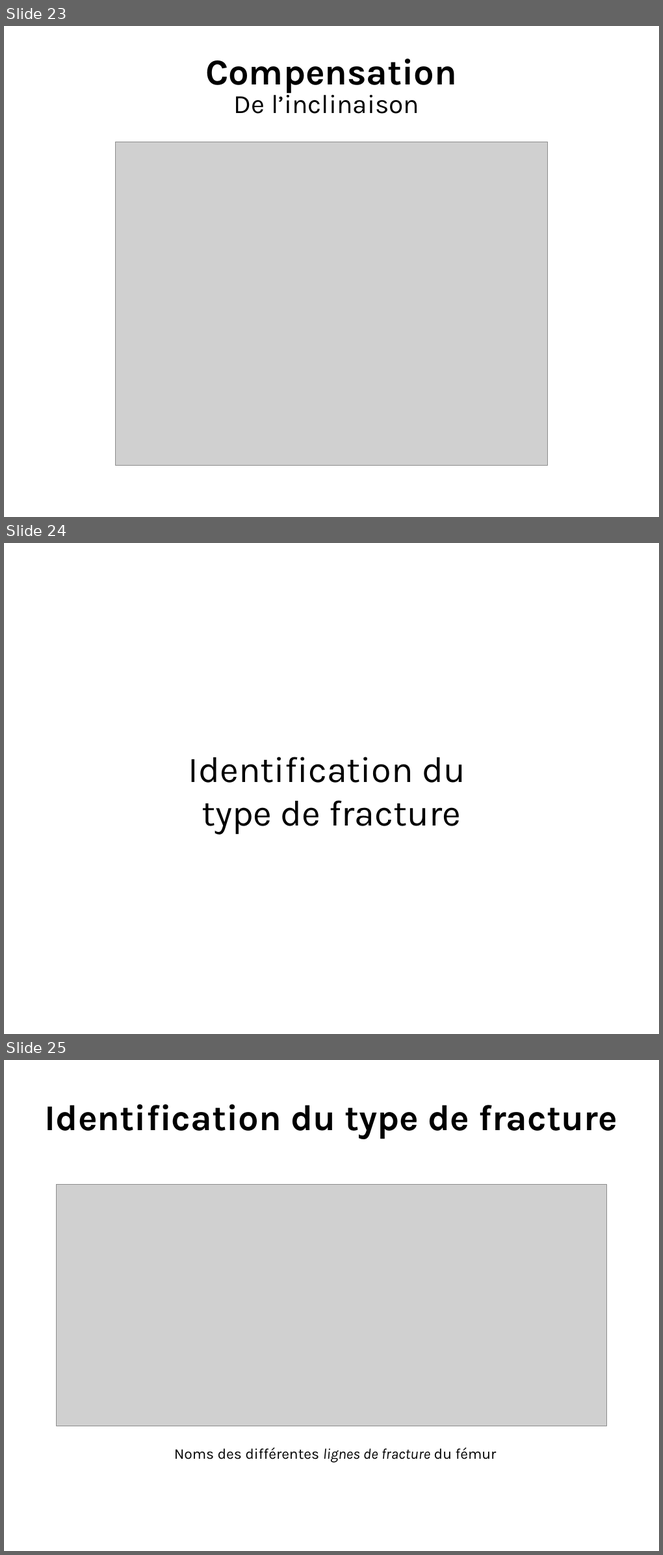
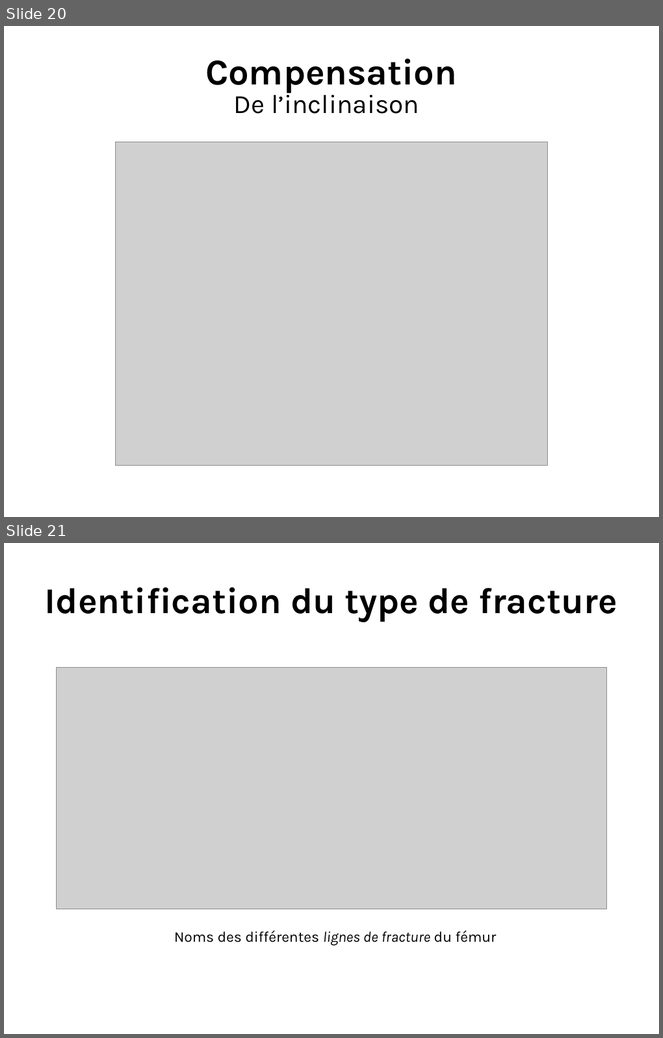
Before and after one commit to ewen-lbh/bone-fracture-detection, a slide deck: slides/mpsi/slides.odp. Shown one above the other, each under a label of ours: slides 23, 24 and 25 before the commit, slides 20 and 21 after it. The pictures are 663x1555 and 663x1038 pixels, drawn with LibreOffice and Linux fonts; fonts in the diff are those of the drawing; grey boxes stand for pictures. Boxes give left, top, right and bottom in pixels: in the first picture for what was removed or moved away, otherwise in the second. Text is boxed around its words. In the diff, an @@ line names an element or a change of style, - is before the commit and + after.

```diff
--- a/slides/mpsi/slides.odp
+++ b/slides/mpsi/slides.odp
@@ slide 24 removed at bbox=[4, 543, 659, 1034], background #FFFFFF @@
@@ title removed at bbox=[189, 757, 466, 835] @@
-Identification du
-type de fracture
@@ what was slide 23 is now slide 20 @@
@@ what was slide 25 is now slide 21 @@
```
Also in this commit, not shown: 1 slide added, 4 other slides removed.
